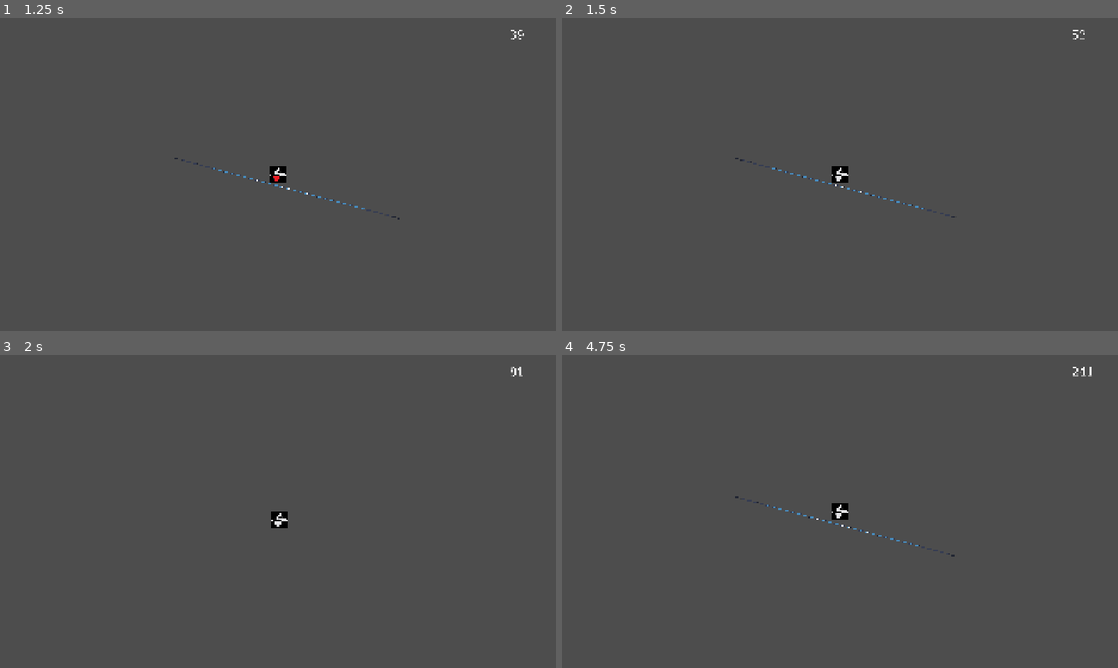
Above: before the commit, frames 1-4 (two rows, left to right).
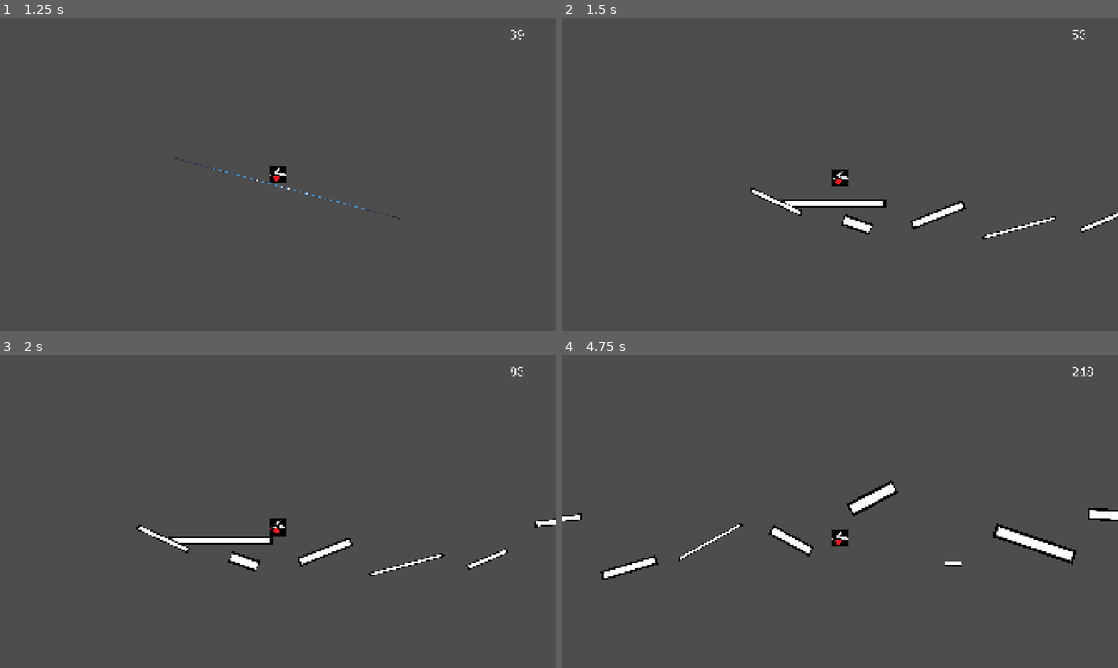
Above: after the commit, the same moments.

Repository: Saniccxx/gmtk-jam
Game: Godot game, scene res://scenes/main_menu/main_menu.tscn
The game is run twice, just before and just after one commit, with the same random seed, the same clock (stepped at 60 frames per second) and the same inputs. The engine's default icon, where the game draws it, is replaced by a stand-in: a white triangle on a blue panel in a dark square.
Inputs (mouse positions are in pixels of both pictures, inside the frame that each line leads up to):
- Up to frame 1 (1.25 s): click "PLAY" at 0.5 s
- Up to frame 2 (1.5 s): tap Enter (accept) at 1.25, 1.35 s; move the mouse to (962, 158) at 1.27 s; hold D (move_right) from 1.28 s (still down); click (962, 158) at 1.42 s
- Up to frame 3 (2 s): keep holding D (move_right); tap Space (jump) at 1.52 s
- Up to frame 4 (4.75 s): move the mouse to (728, 527) at 2.02 s; tap Enter (accept) at 2.1, 3.05, 3.8, 4.55 s; tap Space (jump) at 2.27, 3.77, 4.52 s; move the mouse to (895, 442) at 2.77 s; release D (move_right) at 2.78 s; hold A (move_left) 2.78-3.53 s; hold Ctrl (slide) 2.78-3.53 s; move the mouse to (812, 574) at 3.52 s; hold D (move_right) from 3.53 s (still down); tap Alt at 3.6 s; click (812, 574) at 3.67 s; move the mouse to (1006, 558) at 4.27 s; tap Shift at 4.35 s

Frame 1 is identical in both runs. In frame 2, 1.7% of the frame differs, in the area x 31-100%, y 3-71%; in frame 3, 1.8%; in frame 4, 2.6%, in the area x 0-100%, y 3-72%.

Commit message:
basic version working, changed some values of player physics

Diff:
--- a/scenes/parkour/Parkour_player.gd
+++ b/scenes/parkour/Parkour_player.gd
@@ -1,11 +1,11 @@
 extends CharacterBody2D
-const SPEED = 500.0
-const JUMP_VELOCITY = -600.0
-const GROUND_ACCEL = 10.0
+const SPEED = 1000.0
+const JUMP_VELOCITY = -3500.0
+const GROUND_ACCEL = 20.0
 const GROUND_FRICTION = 10.0
-const AIR_ACCEL = 0.5
-const AIR_FRICTION = 0.01
-const MASS = 1.5
+const AIR_ACCEL = 5
+const AIR_FRICTION = 0.5
+const MASS = 3
 
 @onready var sprite: AnimatedSprite2D = $AnimatedSprite2D
 
--- a/scenes/parkour/parkour_display.gd
+++ b/scenes/parkour/parkour_display.gd
@@ -1,12 +1,69 @@
 extends Node2D
 
+@onready var player = $Player
+@onready var camera = $Camera2D
+@onready var obstacles = $Obstacles
+
+var platform_texture = preload("res://scenes/parkour/assets/platform.png")
+
+var base_texture_size = Vector2(300.0, 50.0)
+var platform_scale = Vector2(3.0, 3.0)
+var platform_scale_variance = 2.0
+
+var current_gen_x = -1000.0
+var platform_spacing_x = 1400.0
+var vertical_range = 1000.0
+var rotate_range = PI/6
+var threshold_range = 10000.0
 
 # Called when the node enters the scene tree for the first time.
 func _ready() -> void:
-	pass # Replace with function body.
+	# ground
+	spawn_platform(Vector2(0, 500), 0.0, Vector2(6.0, 3.0))
 
+	generate_platforms(threshold_range)
 
-# Called every frame. 'delta' is the elapsed time since the previous frame.
-func _process(delta: float) -> void:
-	if Input.is_action_just_pressed("accept"):
-		get_tree().change_scene_to_file("res://scenes/map/map_display.tscn")
+func _process(_delta: float) -> void:
+	if player.global_position.x > camera.global_position.x:
+		camera.global_position.x = player.global_position.x
+
+	var gen_threshold = camera.global_position.x + threshold_range
+	if current_gen_x < gen_threshold:
+		generate_platforms(gen_threshold)
+
+	cleanup_platforms()
+
+func generate_platforms(target_x: float) -> void:
+	while current_gen_x < target_x:
+		var random_y = randf_range(-vertical_range, vertical_range)
+
+		var random_rot = randf_range(-rotate_range, rotate_range)
+
+		spawn_platform(Vector2(current_gen_x, random_y), random_rot, Vector2(randf_range(platform_scale[0]-platform_scale_variance, platform_scale[0]+platform_scale_variance), randf_range(platform_scale[1]-platform_scale_variance, platform_scale[1]+platform_scale_variance)))
+
+		current_gen_x += platform_spacing_x
+
+func spawn_platform(pos: Vector2, rot: float, scale_multiplier: Vector2) -> void:
+	var platform = StaticBody2D.new()
+	platform.position = pos
+	platform.rotation = rot
+
+	# scaled visual sprite
+	var sprite = Sprite2D.new()
+	sprite.texture = platform_texture
+	sprite.scale = scale_multiplier
+	platform.add_child(sprite)
+
+	# scaled collision box matching the image size
+	var collision = CollisionShape2D.new()
+	var shape = RectangleShape2D.new()
+	shape.size = base_texture_size * scale_multiplier
+	collision.shape = shape
+	platform.add_child(collision)
+
+	obstacles.add_child(platform)
+
+func cleanup_platforms() -> void:
+	for child in obstacles.get_children():
+		if child.global_position.x < camera.global_position.x - threshold_range:
+			child.queue_free()
--- a/scenes/parkour/parkour_display.tscn
+++ b/scenes/parkour/parkour_display.tscn
@@ -50,7 +50,7 @@
 zoom = Vector2(0.2, 0.2)
 process_callback = 0
 
-[node name="money_label" type="Label" parent="." unique_id=681366231]
+[node name="money_label" type="Label" parent="Camera2D" unique_id=681366231]
 offset_left = 4000.0
 offset_top = -2500.0
 offset_right = 4126.0
@@ -59,3 +59,5 @@
 label_settings = SubResource("LabelSettings_x3moo")
 visible_characters = 13
 script = ExtResource("3_tyibk")
+
+[node name="Obstacles" type="Node2D" parent="." unique_id=1284390135]
